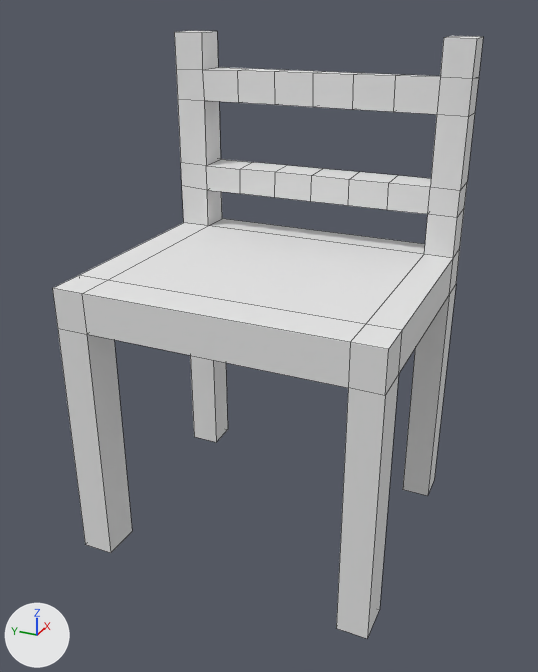
The OBJ model InherentGames/assets/raw/chair.obj, before and after one commit.
Rendered twice from a 50 mm lens placed at (-6.68, -4.47, 5.78), pointed at (-0.11, -1.51, 2.49). Every picture has the same lights, and +X, +Y and +Z are marked at lower left. Mesh edges are drawn as thin lines. Where no turn or scale is listed for an object, it has been applied to the vertices. Vertices at the same position are counted once.

The first picture shows 'chair'.
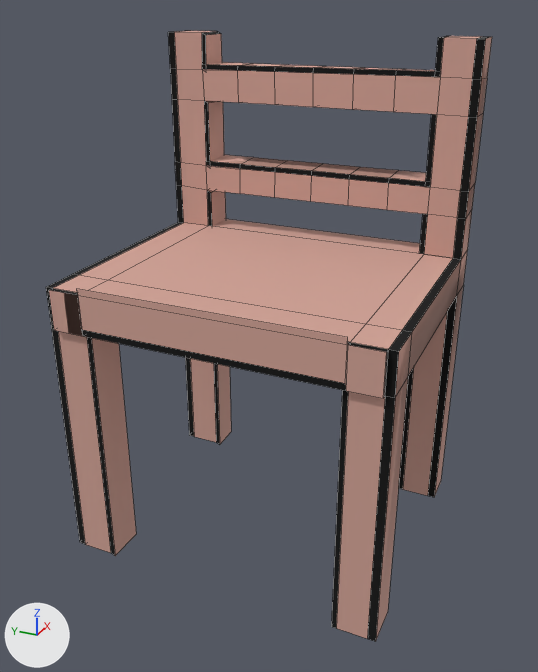
The change, as a diff of the scene's bpy script:
```diff
--- a/InherentGames/assets/raw/chair.obj.py
+++ b/InherentGames/assets/raw/chair.obj.py
@@ mat_lambert4sg @@
+mat_lambert4sg = principled_material('lambert4SG')
+mat_lambert4sg.base_color = (0.0, 0.0, 0.0)  # black #000000
+mat_lambert4sg.roughness = 1.0
@@ mat_lambert5sg @@
+mat_lambert5sg = principled_material('lambert5SG')
+mat_lambert5sg.base_color = (0.0, 0.0, 0.0)  # black #000000
+mat_lambert5sg.roughness = 1.0
@@ mat_lambert3sg @@
+mat_lambert3sg = principled_material('lambert3SG')
+mat_lambert3sg.base_color = (0.0, 0.0, 0.0)  # black #000000
+mat_lambert3sg.roughness = 1.0
@@ mat_lambert2sg @@
+mat_lambert2sg = principled_material('lambert2SG')
+mat_lambert2sg.base_color = (0.65, 0.37, 0.31)  # beige #d3a497
+mat_lambert2sg.roughness = 1.0
@@ me_chair @@
 # used by ob_chair; location = (0.0, 0.0, 0.0)
-me_chair.from_pydata(...)  # 128 vertices, 130 faces; spans x -1.4..1.45, y -3.14..0.19, z 0.12..5.41
+me_chair.from_pydata(...)  # 268 vertices, 294 faces; spans x -1.46..1.47, y -3.22..0.26, z 0.1..5.41
+# me_chair part 1
+# 47 faces are deleted
+# 18 vertices are added at x -1.46..1.46, y -3.22..-0.15, z 0.1..3.94
+# 22 new vertices lie (0.0, -0.08, 0.0) away from vertices in x -1.4..1.45, y -3.14, z 0.12..5.41
+# 22 new vertices lie (0.0, 0.07, 0.0) away from vertices in x -1.4..1.45, y 0.19, z 0.12..5.41
+# 21 new vertices lie (0.01, 0.0, 0.05) away from vertices in x 1.09..1.45, y -2.82..-0.16, z 3.95..5.04
+# 12 new vertices lie (0.0, -0.05, -0.03) away from vertices in x -1.4..1.45, y -0.17..-0.15, z 2.8..5.41
+# 11 new vertices lie (0.01, 0.0, 0.06) away from vertices in x 1.09..1.45, y -2.82..-0.15, z 3.96..5.04
+# 10 new vertices lie (-0.01, 0.05, 0.0) away from vertices in x -1.4..1.09, y -2.82, z 0.12..5.41
+# 10 new vertices lie (0.0, 0.05, 0.0) away from vertices in x 1.08..1.45, y -2.82, z 0.12..5.41
+# 8 new vertices lie (-0.06, 0.0, 0.0) away from vertices in x -1.4, y -3.14..0.19, z 2.8..3.22
+# 6 new vertices lie (0.02, 0.0, 0.05) away from vertices in x 1.45, y -2.82..-1.49, z 5.02
+# 118 new faces join them, mat_lambert2sg (beige #d3a497)
+# 57 new faces join them, mat_lambert3sg (black #000000)
+# 33 new faces join them, mat_lambert4sg (black #000000)
+# 3 new faces join them, mat_lambert5sg (black #000000)
+# me_chair part 2: 83 faces spanning x -1.4..1.45, y -3.14..0.19, z 0.12..5.41 switch from mat_initialshadinggroup (white #e7e7e7) to mat_lambert2sg (beige #d3a497)
+me_chair.materials.append(mat_lambert3sg)  # black #000000
+me_chair.materials.append(mat_lambert4sg)  # black #000000
+me_chair.materials.append(mat_lambert5sg)  # black #000000
```

Pixel boxes (x1, y1, x2, y2) of what changed, in the pictures (538 x 672 px):
'chair', reshaped
    before: (53, 31, 483, 639)
    after: (46, 31, 492, 642)
part 1 of me_chair, built on
    before: (53, 31, 483, 638)
    after: (46, 31, 492, 642)
part 2 of me_chair, recoloured (white to beige)
    both: (54, 31, 481, 639)
